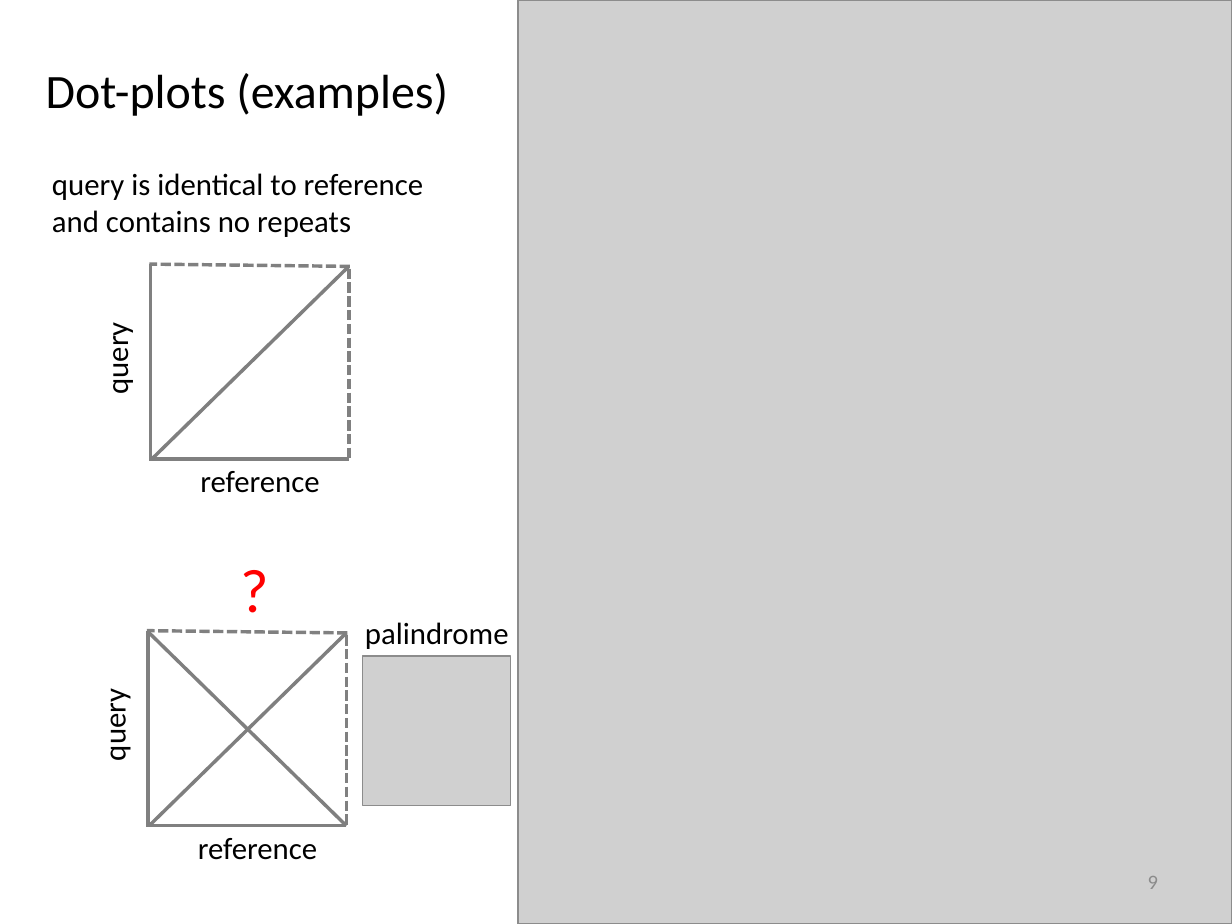
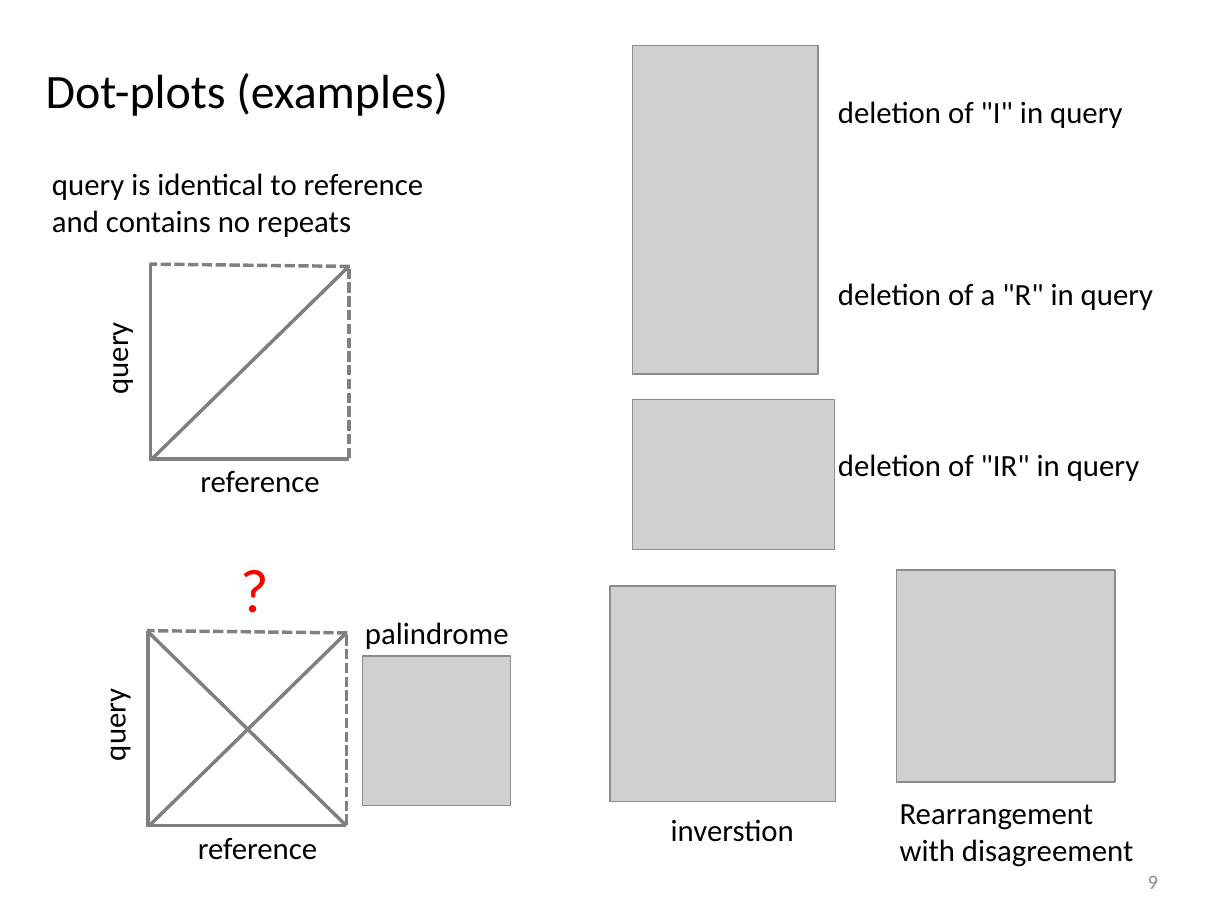
Before and after one commit to ravinpoudel/PLPTH813Bioinformatics, a slide deck: slide 9 of lectures/lecture07_alignment_I.pptx. Drawn at 1232x924 pixels with LibreOffice and Linux fonts; fonts in the diff are those of the drawing; grey boxes stand for pictures. Boxes give left, top, right and bottom in pixels: in the first picture for what was removed or moved away, otherwise in the second. Text is boxed around its words. In the diff, an @@ line names an element or a change of style, - is before the commit and + after.

```diff
--- a/lectures/lecture07_alignment_I.pptx
+++ b/lectures/lecture07_alignment_I.pptx
@@ picture removed at (517, 0, 1232, 924) @@
@@ picture added at (632, 46, 818, 375) @@
@@ text added at (838, 101, 1122, 128), 18 pt, text #000000 @@
+deletion of "I" in query
@@ text added at (838, 283, 1153, 310), 18 pt, text #000000 @@
+deletion of a "R" in query
@@ picture added at (632, 399, 834, 549) @@
@@ text added at (838, 454, 1139, 481), 18 pt, text #000000 @@
+deletion of "IR" in query
@@ picture added at (610, 586, 835, 802) @@
@@ picture added at (897, 570, 1115, 782) @@
@@ text added at (900, 804, 1133, 867), 18 pt, text #000000 @@
+Rearrangement with disagreement
@@ text added at (671, 819, 794, 842), 18 pt, text #000000 @@
+inverstion
```
Also in this commit, not shown: 3 other slides changed.
